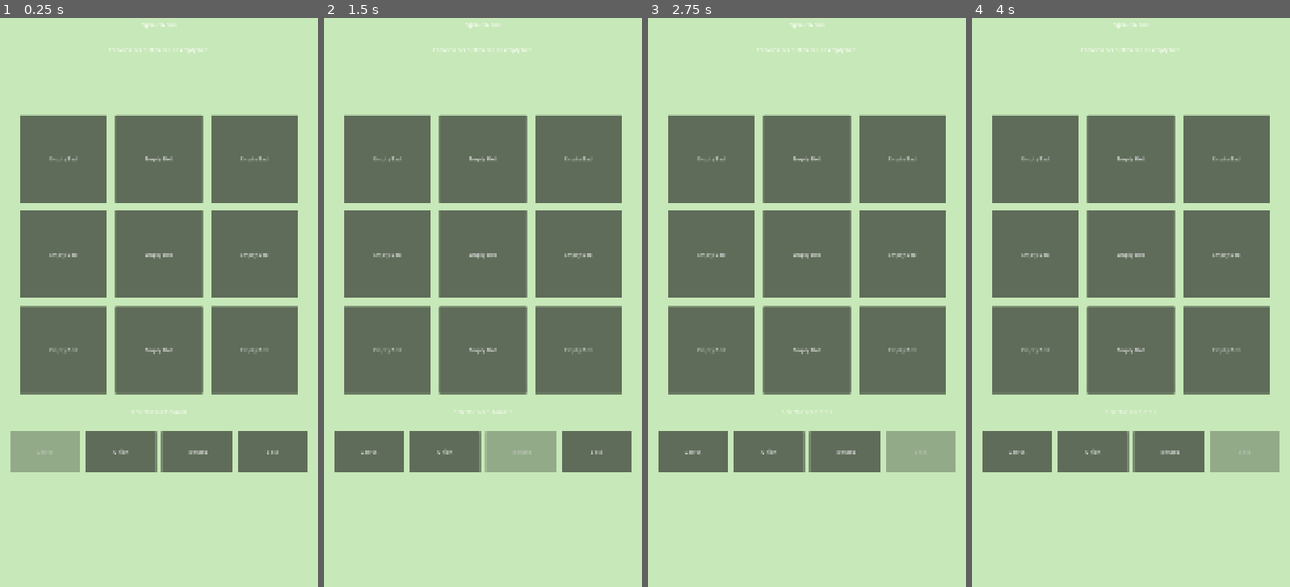
Above: before the commit, frames 1-4 (left to right).
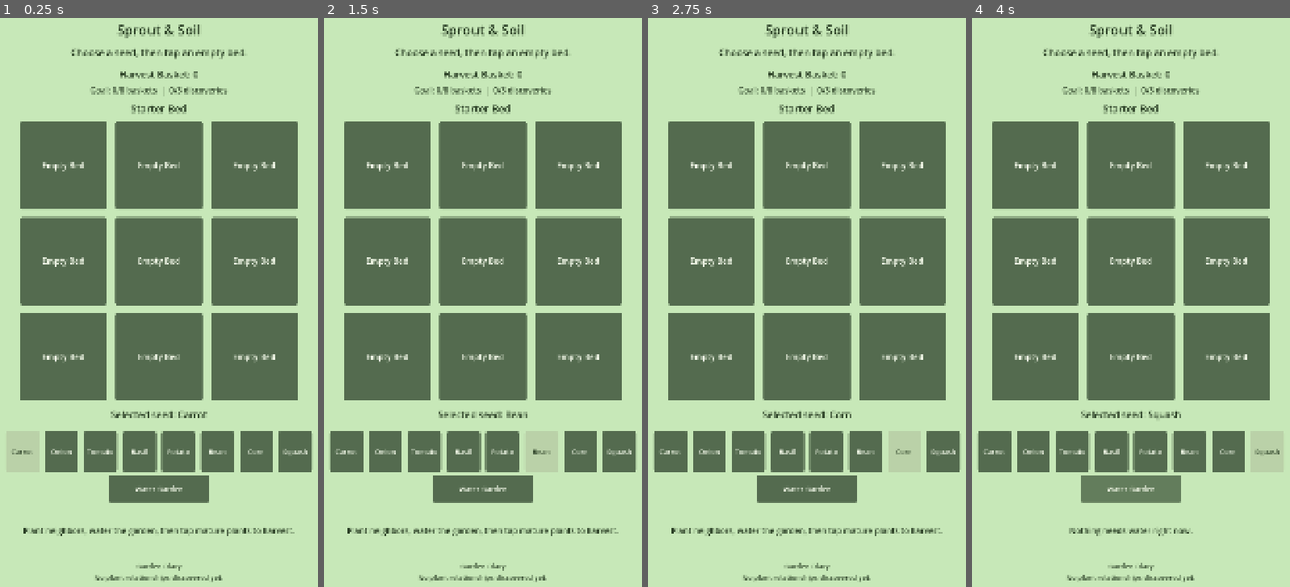
Above: after the commit, the same moments.

Repository: Angelo223/sprout-and-soil
Game: Godot game, scene res://MainScene.tscn
Same seed, same stepped clock (60 frames per second), same inputs: the game is played once before the commit and once after it.
Inputs (mouse positions are in pixels of both pictures, inside the frame that each line leads up to):
- Up to frame 1 (0.25 s): no input
- Up to frame 2 (1.5 s): click (502, 450) at 0.5 s, where only the run after the commit has a clickable "Potato"; click (540, 450) at 1.25 s, where only the run after the commit has a clickable "Bean"
- Up to frame 3 (2.75 s): click (905, 450) at 2 s, where only the run after the commit has a clickable "Corn"
- Up to frame 4 (4 s): click (1267, 450) at 2.75 s, where only the run after the commit has a clickable "Squash"; click (1131, 490) at 3.5 s, where only the run after the commit has a clickable "Water Garden"

The runs differ from the first frame. In frame 1, 14% of the frame differs, in the area x 3-99%, y 0-100%; in frame 2, 14%, in the area x 1-99%, y 0-100%; in frame 3, 14%; in frame 4, 14%.

Commit message:
Implement first playable prototype
Establishes the core gameplay loop including:
- Hidden plant relationship system (companion planting)
- Growth progression, watering, and harvesting
- Temporary garden diary and harvest basket scoring
- Starter bed goals for progression.
Updates project documentation and configuration.

Diff:
--- a/project.godot
+++ b/project.godot
@@ -19,8 +19,14 @@
 
 window/size/viewport_width=1080
 window/size/viewport_height=1920
+window/size/window_width_override=540
+window/size/window_height_override=960
 window/stretch/mode="canvas_items"
 window/stretch/aspect="expand"
+
+[dotnet]
+
+project/assembly_name="Sprout & Soil"
 
 [input_devices]
 
--- a/scripts/data/plant_data.gd
+++ b/scripts/data/plant_data.gd
@@ -21,8 +21,31 @@
 		"display_name": "Basil",
 		"growth_days": 2,
 		"description": "A cozy herb that will later pair well with some crops."
+	},
+	"potato": {
+		"display_name": "Potato",
+		"growth_days": 4,
+		"description": "A sturdy tuber for testing risky plant relationships."
+	},
+	"bean": {
+		"display_name": "Bean",
+		"growth_days": 3,
+		"description": "A climbing plant that can support future special combinations."
+	},
+	"corn": {
+		"display_name": "Corn",
+		"growth_days": 5,
+		"description": "A tall crop that can become part of a companion planting trio."
+	},
+	"squash": {
+		"display_name": "Squash",
+		"growth_days": 4,
+		"description": "A broad-leaf plant for testing special garden layouts."
 	}
 }
+
+static func get_all_plant_ids() -> Array:
+	return PLANTS.keys()
 
 static func get_plant(plant_id: String) -> Dictionary:
 	return PLANTS.get(plant_id, {})
--- /dev/null
+++ b/scripts/data/plant_relationship_data.gd
@@ -0,0 +1,65 @@
+class_name PlantRelationshipData
+extends RefCounted
+
+const TYPE_GOOD := "good"
+const TYPE_NEUTRAL := "neutral"
+const TYPE_RISKY := "risky"
+const TYPE_SPECIAL := "special"
+
+const RELATIONSHIPS := {
+	"basil|tomato": {
+		"type": TYPE_GOOD,
+		"title": "Helpful neighbors",
+		"explanation": "Tomato and Basil grow happily together. The basil keeps the bed feeling balanced."
+	},
+	"carrot|onion": {
+		"type": TYPE_GOOD,
+		"title": "Root friends",
+		"explanation": "Carrot and Onion make calm neighbors. Their different scents help the bed stay healthy."
+	},
+	"potato|tomato": {
+		"type": TYPE_RISKY,
+		"title": "Shared trouble",
+		"explanation": "Tomato and Potato are too closely related here. Pests and plant sickness can spread between them."
+	},
+	"bean|corn": {
+		"type": TYPE_SPECIAL,
+		"title": "Climbing support",
+		"explanation": "Bean can climb beside Corn. This looks like the start of a special garden pattern."
+	},
+	"bean|squash": {
+		"type": TYPE_SPECIAL,
+		"title": "Living cover",
+		"explanation": "Bean and Squash can share space well. Squash leaves help cover the soil."
+	},
+	"corn|squash": {
+		"type": TYPE_SPECIAL,
+		"title": "Tall and low",
+		"explanation": "Corn and Squash use different garden space. This may become stronger with another crop nearby."
+	}
+}
+
+static func get_relationship(first_plant_id: String, second_plant_id: String) -> Dictionary:
+	return RELATIONSHIPS.get(_make_key(first_plant_id, second_plant_id), {})
+
+static func has_relationship(first_plant_id: String, second_plant_id: String) -> bool:
+	return not get_relationship(first_plant_id, second_plant_id).is_empty()
+
+static func get_relationship_key(first_plant_id: String, second_plant_id: String) -> String:
+	return _make_key(first_plant_id, second_plant_id)
+
+static func get_type_label(relationship_type: String) -> String:
+	match relationship_type:
+		TYPE_GOOD:
+			return "Good"
+		TYPE_RISKY:
+			return "Risky"
+		TYPE_SPECIAL:
+			return "Special"
+		_:
+			return "Neutral"
+
+static func _make_key(first_plant_id: String, second_plant_id: String) -> String:
+	var ids := [first_plant_id, second_plant_id]
+	ids.sort()
+	return "%s|%s" % [ids[0], ids[1]]
--- /dev/null
+++ b/scripts/garden/garden_bed.gd
@@ -0,0 +1,21 @@
+class_name GardenBed
+extends RefCounted
+
+var bed_id: String
+var display_name: String
+var grid_size: int
+var tile_indices: Array[int]
+
+func _init(
+	new_bed_id: String,
+	new_display_name: String,
+	new_grid_size: int,
+	new_tile_indices: Array[int]
+) -> void:
+	bed_id = new_bed_id
+	display_name = new_display_name
+	grid_size = new_grid_size
+	tile_indices = new_tile_indices
+
+func contains_tile(tile_index: int) -> bool:
+	return tile_indices.has(tile_index)
--- a/scripts/garden/garden_grid.gd
+++ b/scripts/garden/garden_grid.gd
@@ -1,26 +1,41 @@
 class_name GardenGrid
 extends Node2D
+
+signal relationship_discovered(discovery: Dictionary)
+signal garden_message(message: String)
+signal harvest_completed(harvest_result: Dictionary)
 
 const GRID_SIZE := 3
 const TILE_SIZE := Vector2(260, 260)
 const TILE_GAP := 24
 const VIEWPORT_WIDTH := 1080
 
+var starter_bed: GardenBed
 var selected_seed_id: String = "carrot"
 var tiles: Array[GardenTile] = []
+var discovered_relationships: Dictionary = {}
 
 func _ready() -> void:
+	starter_bed = GardenBed.new("starter_bed", "Starter Bed", GRID_SIZE, _get_starter_bed_indices())
 	_create_tiles()
 
 func set_selected_seed(seed_id: String) -> void:
 	selected_seed_id = seed_id
+
+func _get_starter_bed_indices() -> Array[int]:
+	var indices: Array[int] = []
+
+	for index in range(GRID_SIZE * GRID_SIZE):
+		indices.append(index)
+
+	return indices
 
 func _create_tiles() -> void:
 	var total_size := Vector2(
 		GRID_SIZE * TILE_SIZE.x + (GRID_SIZE - 1) * TILE_GAP,
 		GRID_SIZE * TILE_SIZE.y + (GRID_SIZE - 1) * TILE_GAP
 	)
-	var start_position := Vector2((VIEWPORT_WIDTH - total_size.x) / 2.0, 360)
+	var start_position := Vector2((VIEWPORT_WIDTH - total_size.x) / 2.0, 380)
 
 	for y in GRID_SIZE:
 		for x in GRID_SIZE:
@@ -29,7 +44,7 @@
 			tile.name = "GardenTile_%s_%s" % [x, y]
 			tile.position = start_position + Vector2(x * (TILE_SIZE.x + TILE_GAP), y * (TILE_SIZE.y + TILE_GAP))
 			tile.size = TILE_SIZE
-			tile.setup(index, Vector2i(x, y))
+			tile.setup(index, Vector2i(x, y), starter_bed.bed_id)
 			tile.tile_selected.connect(_on_tile_selected)
 			add_child(tile)
 			tiles.append(tile)
@@ -37,3 +52,155 @@
 func _on_tile_selected(tile: GardenTile) -> void:
 	if tile.is_empty():
 		tile.plant(selected_seed_id)
+		var new_discoveries := _evaluate_all_relationships()
+		if new_discoveries == 0:
+			garden_message.emit("Planted %s." % PlantData.get_display_name(selected_seed_id))
+		return
+
+	if tile.is_mature():
+		_harvest_tile(tile)
+		return
+
+	garden_message.emit("%s needs %s more day(s)." % [
+		PlantData.get_display_name(tile.plant_id),
+		tile.get_days_until_mature()
+	])
+
+func water_all() -> void:
+	var watered_count := 0
+
+	for tile in tiles:
+		if tile.is_empty() or tile.is_mature():
+			continue
+
+		tile.grow_one_day()
+		watered_count += 1
+
+	var new_discoveries := _evaluate_all_relationships()
+
+	if watered_count == 0:
+		garden_message.emit("Nothing needs water right now.")
+		return
+
+	if new_discoveries == 0:
+		garden_message.emit("Watered the garden. %s plant(s) grew." % watered_count)
+
+func _harvest_tile(tile: GardenTile) -> void:
+	var harvest_result := tile.harvest()
+	_evaluate_all_relationships()
+
+	var plant_name := PlantData.get_display_name(harvest_result.get("plant_id", ""))
+	var health: String = harvest_result.get("health", "healthy")
+	var yield_amount: int = _get_harvest_yield(health)
+	harvest_result["yield_amount"] = yield_amount
+	harvest_completed.emit(harvest_result)
+
+	match health:
+		"thriving":
+			garden_message.emit("Great harvest: %s gave %s baskets." % [plant_name, yield_amount])
+		"stressed":
+			garden_message.emit("Damaged harvest: %s gave no baskets." % plant_name)
+		"curious":
+			garden_message.emit("Interesting harvest: %s gave %s basket and hinted at a pattern." % [plant_name, yield_amount])
+		_:
+			garden_message.emit("Harvested %s for %s basket." % [plant_name, yield_amount])
+
+func _get_harvest_yield(health: String) -> int:
+	match health:
+		"thriving":
+			return 2
+		"stressed":
+			return 0
+		_:
+			return 1
+
+func _evaluate_all_relationships() -> int:
+	var new_discoveries := 0
+
+	for tile in tiles:
+		if not tile.is_empty():
+			tile.set_health_state("healthy")
+
+	for tile in tiles:
+		if not tile.is_empty():
+			new_discoveries += _evaluate_new_neighbors(tile)
+
+	_apply_three_sisters_bonus()
+	return new_discoveries
+
+func _evaluate_new_neighbors(tile: GardenTile) -> int:
+	var new_discoveries := 0
+
+	for neighbor in _get_neighbor_tiles(tile):
+		if neighbor.is_empty():
+			continue
+
+		var relationship := PlantRelationshipData.get_relationship(tile.plant_id, neighbor.plant_id)
+		if relationship.is_empty():
+			continue
+
+		var relationship_type: String = relationship.get("type", PlantRelationshipData.TYPE_NEUTRAL)
+		_apply_relationship_health(tile, neighbor, relationship_type)
+		if _record_relationship_discovery(tile.plant_id, neighbor.plant_id, relationship):
+			new_discoveries += 1
+
+	return new_discoveries
+
+func _apply_three_sisters_bonus() -> void:
+	var special_plants: Array[String] = ["corn", "bean", "squash"]
+	var found_tiles: Dictionary = {}
+
+	for tile in tiles:
+		if special_plants.has(tile.plant_id):
+			found_tiles[tile.plant_id] = tile
+
+	if found_tiles.size() != special_plants.size():
+		return
+
+	for plant_id in special_plants:
+		var tile: GardenTile = found_tiles[plant_id] as GardenTile
+		if tile.health != "stressed":
+			tile.set_health_state("thriving")
+
+func _get_neighbor_tiles(tile: GardenTile) -> Array[GardenTile]:
+	var neighbors: Array[GardenTile] = []
+
+	for candidate in tiles:
+		if candidate == tile:
+			continue
+
+		var distance: Vector2i = candidate.grid_position - tile.grid_position
+		var is_cardinal_neighbor: bool = abs(distance.x) + abs(distance.y) == 1
+		if is_cardinal_neighbor:
+			neighbors.append(candidate)
+
+	return neighbors
+
+func _apply_relationship_health(tile: GardenTile, neighbor: GardenTile, relationship_type: String) -> void:
+	match relationship_type:
+		PlantRelationshipData.TYPE_GOOD:
+			if tile.health != "stressed":
+				tile.set_health_state("thriving")
+			if neighbor.health != "stressed":
+				neighbor.set_health_state("thriving")
+		PlantRelationshipData.TYPE_RISKY:
+			tile.set_health_state("stressed")
+			neighbor.set_health_state("stressed")
+		PlantRelationshipData.TYPE_SPECIAL:
+			if tile.health != "stressed":
+				tile.set_health_state("curious")
+			if neighbor.health != "stressed":
+				neighbor.set_health_state("curious")
+
+func _record_relationship_discovery(first_plant_id: String, second_plant_id: String, relationship: Dictionary) -> bool:
+	var relationship_key := PlantRelationshipData.get_relationship_key(first_plant_id, second_plant_id)
+	if discovered_relationships.has(relationship_key):
+		return false
+
+	var discovery: Dictionary = relationship.duplicate()
+	discovery["key"] = relationship_key
+	discovery["first_plant_id"] = first_plant_id
+	discovery["second_plant_id"] = second_plant_id
+	discovered_relationships[relationship_key] = discovery
+	relationship_discovered.emit(discovery)
+	return true
--- a/scripts/garden/garden_tile.gd
+++ b/scripts/garden/garden_tile.gd
@@ -5,17 +5,30 @@
 
 var tile_index: int = -1
 var grid_position: Vector2i = Vector2i.ZERO
+var bed_id: String = ""
 var plant_id: String = ""
 var growth_day: int = 0
 var health: String = "empty"
 
-func setup(index: int, position_in_grid: Vector2i) -> void:
+func _ready() -> void:
+	pressed.connect(_on_pressed)
+	_apply_tile_theme()
+	_update_label()
+
+func setup(index: int, position_in_grid: Vector2i, owning_bed_id: String = "") -> void:
 	tile_index = index
 	grid_position = position_in_grid
+	bed_id = owning_bed_id
 	_update_label()
 
 func is_empty() -> bool:
 	return plant_id.is_empty()
+
+func is_mature() -> bool:
+	if is_empty():
+		return false
+
+	return growth_day >= PlantData.get_growth_days(plant_id)
 
 func plant(seed_id: String) -> void:
 	if not is_empty():
@@ -26,16 +39,75 @@
 	health = "healthy"
 	_update_label()
 
-func _ready() -> void:
-	pressed.connect(_on_pressed)
+func grow_one_day() -> void:
+	if is_empty() or is_mature():
+		return
+
+	growth_day += 1
+	_update_label()
+
+func get_days_until_mature() -> int:
+	if is_empty():
+		return 0
+
+	return max(PlantData.get_growth_days(plant_id) - growth_day, 0)
+
+func harvest() -> Dictionary:
+	if is_empty():
+		return {}
+
+	var result := {
+		"plant_id": plant_id,
+		"growth_day": growth_day,
+		"health": health,
+		"was_mature": is_mature()
+	}
+	plant_id = ""
+	growth_day = 0
+	health = "empty"
+	_update_label()
+	return result
+
+func set_health_state(new_health: String) -> void:
+	if is_empty():
+		return
+
+	health = new_health
 	_update_label()
 
 func _on_pressed() -> void:
 	tile_selected.emit(self)
+
+func _apply_tile_theme() -> void:
+	var normal_style := StyleBoxFlat.new()
+	normal_style.bg_color = Color(0.33, 0.42, 0.31)
+	normal_style.corner_radius_top_left = 8
+	normal_style.corner_radius_top_right = 8
+	normal_style.corner_radius_bottom_left = 8
+	normal_style.corner_radius_bottom_right = 8
+
+	var hover_style := normal_style.duplicate() as StyleBoxFlat
+	hover_style.bg_color = Color(0.39, 0.49, 0.36)
+
+	add_theme_stylebox_override("normal", normal_style)
+	add_theme_stylebox_override("hover", hover_style)
+	add_theme_stylebox_override("pressed", hover_style)
+	add_theme_color_override("font_color", Color(0.98, 1.0, 0.94))
+	add_theme_color_override("font_hover_color", Color(0.98, 1.0, 0.94))
+	add_theme_color_override("font_pressed_color", Color(0.98, 1.0, 0.94))
+	add_theme_font_size_override("font_size", 24)
 
 func _update_label() -> void:
 	if is_empty():
 		text = "Empty Bed"
 		return
 
-	text = "%s\nDay %s" % [PlantData.get_display_name(plant_id), growth_day]
+	var health_text := ""
+	if health != "healthy":
+		health_text = "\n%s" % health.capitalize()
+
+	var mature_text := ""
+	if is_mature():
+		mature_text = "\nReady"
+
+	text = "%s\nDay %s%s%s" % [PlantData.get_display_name(plant_id), growth_day, health_text, mature_text]
--- a/scripts/main_scene.gd
+++ b/scripts/main_scene.gd
@@ -1,18 +1,39 @@
 extends Node2D
 
-const AVAILABLE_SEEDS := ["carrot", "onion", "tomato", "basil"]
+const AVAILABLE_SEEDS := ["carrot", "onion", "tomato", "basil", "potato", "bean", "corn", "squash"]
+const TEXT_COLOR := Color(0.16, 0.24, 0.14)
+const BUTTON_COLOR := Color(0.33, 0.42, 0.31)
+const BUTTON_SELECTED_COLOR := Color(0.73, 0.82, 0.66)
+const TARGET_HARVEST := 8
+const TARGET_DISCOVERIES := 3
 
 var garden_grid: GardenGrid
 var selected_seed_id := "carrot"
 var seed_buttons: Dictionary = {}
 var selected_seed_label: Label
+var harvest_label: Label
+var goal_label: Label
+var bed_label: Label
+var discovery_label: Label
+var diary_label: Label
+var water_button: Button
+var diary_entries: Array[String] = []
+var total_harvest := 0
+var starter_goal_completed := false
 
 func _ready() -> void:
 	_create_background()
 	_create_title()
+	_create_harvest_counter()
+	_create_goal_label()
+	_create_bed_label()
 	_create_garden_grid()
 	_create_seed_bar()
+	_create_care_button()
+	_create_status_panel()
+	_create_diary_panel()
 	_update_seed_selection_ui()
+	_update_goal_label()
 
 func _create_background() -> void:
 	var background := ColorRect.new()
@@ -29,6 +50,8 @@
 	title.position = Vector2(0, 80)
 	title.size = Vector2(1080, 80)
 	title.horizontal_alignment = HORIZONTAL_ALIGNMENT_CENTER
+	title.add_theme_color_override("font_color", TEXT_COLOR)
+	title.add_theme_font_size_override("font_size", 40)
 	add_child(title)
 
 	var hint := Label.new()
@@ -37,13 +60,50 @@
 	hint.position = Vector2(0, 155)
 	hint.size = Vector2(1080, 60)
 	hint.horizontal_alignment = HORIZONTAL_ALIGNMENT_CENTER
+	hint.add_theme_color_override("font_color", TEXT_COLOR)
+	hint.add_theme_font_size_override("font_size", 28)
 	add_child(hint)
 
 func _create_garden_grid() -> void:
 	garden_grid = GardenGrid.new()
 	garden_grid.name = "GardenGrid"
 	garden_grid.set_selected_seed(selected_seed_id)
+	garden_grid.relationship_discovered.connect(_on_relationship_discovered)
+	garden_grid.garden_message.connect(_on_garden_message)
+	garden_grid.harvest_completed.connect(_on_harvest_completed)
 	add_child(garden_grid)
+
+func _create_harvest_counter() -> void:
+	harvest_label = Label.new()
+	harvest_label.name = "HarvestLabel"
+	harvest_label.text = "Harvest Basket: 0"
+	harvest_label.position = Vector2(0, 220)
+	harvest_label.size = Vector2(1080, 50)
+	harvest_label.horizontal_alignment = HORIZONTAL_ALIGNMENT_CENTER
+	harvest_label.add_theme_color_override("font_color", TEXT_COLOR)
+	harvest_label.add_theme_font_size_override("font_size", 28)
+	add_child(harvest_label)
+
+func _create_goal_label() -> void:
+	goal_label = Label.new()
+	goal_label.name = "GoalLabel"
+	goal_label.position = Vector2(0, 270)
+	goal_label.size = Vector2(1080, 45)
+	goal_label.horizontal_alignment = HORIZONTAL_ALIGNMENT_CENTER
+	goal_label.add_theme_color_override("font_color", TEXT_COLOR)
+	goal_label.add_theme_font_size_override("font_size", 24)
+	add_child(goal_label)
+
+func _create_bed_label() -> void:
+	bed_label = Label.new()
+	bed_label.name = "BedLabel"
+	bed_label.text = "Starter Bed"
+	bed_label.position = Vector2(0, 320)
+	bed_label.size = Vector2(1080, 50)
+	bed_label.horizontal_alignment = HORIZONTAL_ALIGNMENT_CENTER
+	bed_label.add_theme_color_override("font_color", TEXT_COLOR)
+	bed_label.add_theme_font_size_override("font_size", 30)
+	add_child(bed_label)
 
 func _create_seed_bar() -> void:
 	selected_seed_label = Label.new()
@@ -51,6 +111,8 @@
 	selected_seed_label.position = Vector2(0, 1230)
 	selected_seed_label.size = Vector2(1080, 50)
 	selected_seed_label.horizontal_alignment = HORIZONTAL_ALIGNMENT_CENTER
+	selected_seed_label.add_theme_color_override("font_color", TEXT_COLOR)
+	selected_seed_label.add_theme_font_size_override("font_size", 28)
 	add_child(selected_seed_label)
 
 	var seed_bar := HBoxContainer.new()
@@ -65,10 +127,71 @@
 		var button := Button.new()
 		button.name = "%sSeedButton" % seed_id.capitalize()
 		button.text = PlantData.get_display_name(seed_id)
-		button.custom_minimum_size = Vector2(210, 100)
+		button.custom_minimum_size = Vector2(100, 100)
+		_apply_seed_button_theme(button)
 		button.pressed.connect(_on_seed_button_pressed.bind(seed_id))
 		seed_bar.add_child(button)
 		seed_buttons[seed_id] = button
+
+func _create_care_button() -> void:
+	water_button = Button.new()
+	water_button.name = "WaterGardenButton"
+	water_button.text = "Water Garden"
+	water_button.position = Vector2(390, 1430)
+	water_button.size = Vector2(300, 80)
+	_apply_seed_button_theme(water_button)
+	water_button.pressed.connect(_on_water_button_pressed)
+	add_child(water_button)
+
+func _create_status_panel() -> void:
+	discovery_label = Label.new()
+	discovery_label.name = "StatusLabel"
+	discovery_label.text = "Plant neighbors, water the garden, then tap mature plants to harvest."
+	discovery_label.position = Vector2(110, 1540)
+	discovery_label.size = Vector2(860, 110)
+	discovery_label.horizontal_alignment = HORIZONTAL_ALIGNMENT_CENTER
+	discovery_label.vertical_alignment = VERTICAL_ALIGNMENT_CENTER
+	discovery_label.autowrap_mode = TextServer.AUTOWRAP_WORD_SMART
+	discovery_label.add_theme_color_override("font_color", TEXT_COLOR)
+	discovery_label.add_theme_font_size_override("font_size", 24)
+	add_child(discovery_label)
+
+func _create_diary_panel() -> void:
+	diary_label = Label.new()
+	diary_label.name = "DiaryLabel"
+	diary_label.text = "Garden Diary\nNo plant relationships discovered yet."
+	diary_label.position = Vector2(110, 1685)
+	diary_label.size = Vector2(860, 190)
+	diary_label.horizontal_alignment = HORIZONTAL_ALIGNMENT_CENTER
+	diary_label.vertical_alignment = VERTICAL_ALIGNMENT_TOP
+	diary_label.autowrap_mode = TextServer.AUTOWRAP_WORD_SMART
+	diary_label.add_theme_color_override("font_color", TEXT_COLOR)
+	diary_label.add_theme_font_size_override("font_size", 21)
+	add_child(diary_label)
+
+func _apply_seed_button_theme(button: Button) -> void:
+	var normal_style := StyleBoxFlat.new()
+	normal_style.bg_color = BUTTON_COLOR
+	normal_style.corner_radius_top_left = 6
+	normal_style.corner_radius_top_right = 6
+	normal_style.corner_radius_bottom_left = 6
+	normal_style.corner_radius_bottom_right = 6
+
+	var hover_style := normal_style.duplicate() as StyleBoxFlat
+	hover_style.bg_color = Color(0.39, 0.49, 0.36)
+
+	var disabled_style := normal_style.duplicate() as StyleBoxFlat
+	disabled_style.bg_color = BUTTON_SELECTED_COLOR
+
+	button.add_theme_stylebox_override("normal", normal_style)
+	button.add_theme_stylebox_override("hover", hover_style)
+	button.add_theme_stylebox_override("pressed", hover_style)
+	button.add_theme_stylebox_override("disabled", disabled_style)
+	button.add_theme_color_override("font_color", Color(0.98, 1.0, 0.94))
+	button.add_theme_color_override("font_hover_color", Color(0.98, 1.0, 0.94))
+	button.add_theme_color_override("font_pressed_color", Color(0.98, 1.0, 0.94))
+	button.add_theme_color_override("font_disabled_color", TEXT_COLOR)
+	button.add_theme_font_size_override("font_size", 21)
 
 func _on_seed_button_pressed(seed_id: String) -> void:
 	selected_seed_id = seed_id
@@ -81,3 +204,62 @@
 	for seed_id in seed_buttons.keys():
 		var button: Button = seed_buttons[seed_id]
 		button.disabled = seed_id == selected_seed_id
+
+func _on_water_button_pressed() -> void:
+	garden_grid.water_all()
+
+func _on_relationship_discovered(discovery: Dictionary) -> void:
+	var first_name := PlantData.get_display_name(discovery.get("first_plant_id", ""))
+	var second_name := PlantData.get_display_name(discovery.get("second_plant_id", ""))
+	var type_label := PlantRelationshipData.get_type_label(discovery.get("type", PlantRelationshipData.TYPE_NEUTRAL))
+	var title: String = discovery.get("title", "New discovery")
+	discovery_label.text = "New discovery: %s + %s\n%s" % [first_name, second_name, title]
+	_add_diary_entry("%s: %s + %s - %s" % [type_label, first_name, second_name, title])
+	_update_goal_label()
+	_check_starter_goal()
+
+func _on_garden_message(message: String) -> void:
+	discovery_label.text = message
+
+func _on_harvest_completed(harvest_result: Dictionary) -> void:
+	total_harvest += harvest_result.get("yield_amount", 0)
+	harvest_label.text = "Harvest Basket: %s" % total_harvest
+	_update_goal_label()
+	_check_starter_goal()
+
+func _add_diary_entry(entry: String) -> void:
+	if diary_entries.has(entry):
+		return
+
+	diary_entries.append(entry)
+	_update_diary_label()
+
+func _update_diary_label() -> void:
+	var diary_text := "Garden Diary (%s)" % diary_entries.size()
+	var start_index: int = max(diary_entries.size() - 4, 0)
+
+	for index in range(start_index, diary_entries.size()):
+		diary_text += "\n- %s" % diary_entries[index]
+
+	diary_label.text = diary_text
+
+func _update_goal_label() -> void:
+	goal_label.text = "Goal: %s/%s baskets  |  %s/%s discoveries" % [
+		min(total_harvest, TARGET_HARVEST),
+		TARGET_HARVEST,
+		min(diary_entries.size(), TARGET_DISCOVERIES),
+		TARGET_DISCOVERIES
+	]
+
+func _check_starter_goal() -> void:
+	if starter_goal_completed:
+		return
+
+	if total_harvest < TARGET_HARVEST:
+		return
+
+	if diary_entries.size() < TARGET_DISCOVERIES:
+		return
+
+	starter_goal_completed = true
+	discovery_label.text = "Starter Bed complete!\nA new garden bed can be unlocked next."
Not shown: 1 places in MainScene.tscn that only renumber resources
Not shown, added: scripts/data/plant_data.gd.uid
Not shown, added: scripts/data/plant_relationship_data.gd.uid
Not shown, added: scripts/garden/garden_bed.gd.uid
Not shown, added: scripts/garden/garden_grid.gd.uid
Not shown, added: scripts/garden/garden_tile.gd.uid
Not shown, added: scripts/main_scene.gd.uid
Not shown, changed: docs/development-log.md
Not shown, changed: docs/project-structure.md
